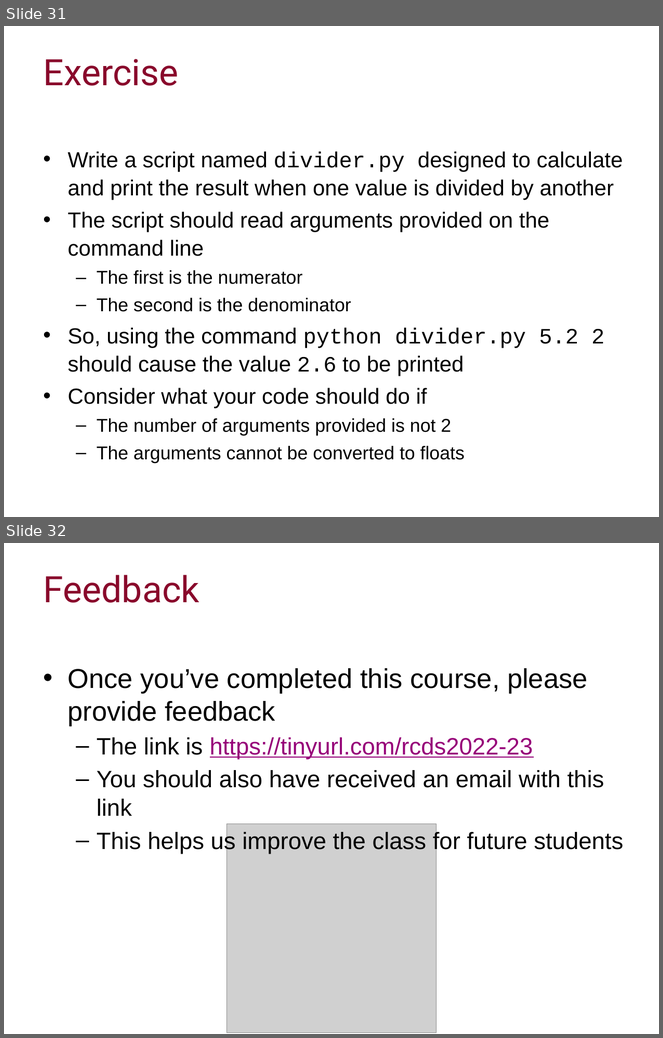
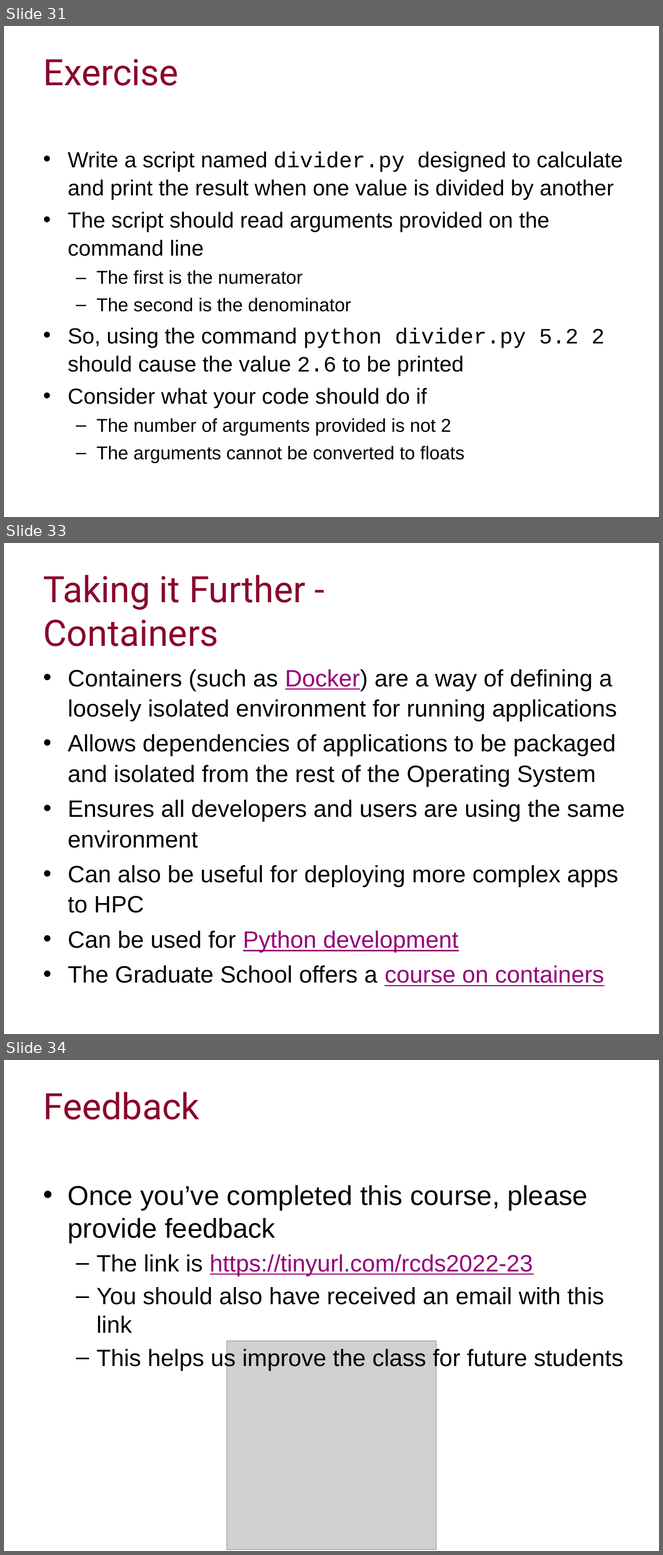
Before and after one commit to ImperialCollegeLondon/RCDS-managing-and-running-python-effectively, a slide deck: Managing and Running Python Effectively.pptx. Shown one above the other, each under a label of ours: slides 31 and 32 before the commit, slides 31, 33 and 34 after it; the slides between them are not shown. The pictures are 663x1038 and 663x1555 pixels, drawn with LibreOffice and Linux fonts; fonts in the diff are those of the drawing; grey boxes stand for pictures; background and template pictures are left out. Boxes give left, top, right and bottom in pixels: in the first picture for what was removed or moved away, otherwise in the second. Text is boxed around its words. In the diff, an @@ line names an element or a change of style, - is before the commit and + after.

Commit message:
Re-added HPC and Docker slides

```diff
--- a/Managing and Running Python Effectively.pptx
+++ b/Managing and Running Python Effectively.pptx
@@ slide 33 added at (x1=4, y1=543, x2=659, y2=1034), background #FFFFFF @@
@@ title added at (x1=43, y1=575, x2=306, y2=646), 40 pt, text #89092B @@
+Taking it Further - Containers
@@ text added at (x1=68, y1=669, x2=625, y2=987), 26 pt, text #000000 @@
+• Containers (such as Docker) are a way of defining a loosely isolated environment for running applications
+• Allows dependencies of applications to be packaged and isolated from the rest of the Operating System
+• Ensures all developers and users are using the same environment
+• Can also be useful for deploying more complex apps to HPC
+• Can be used for Python development
+• The Graduate School offers a course on containers
@@ what was slide 32 is now slide 34 @@
```
Also in this commit, not shown: 1 other slide added.
